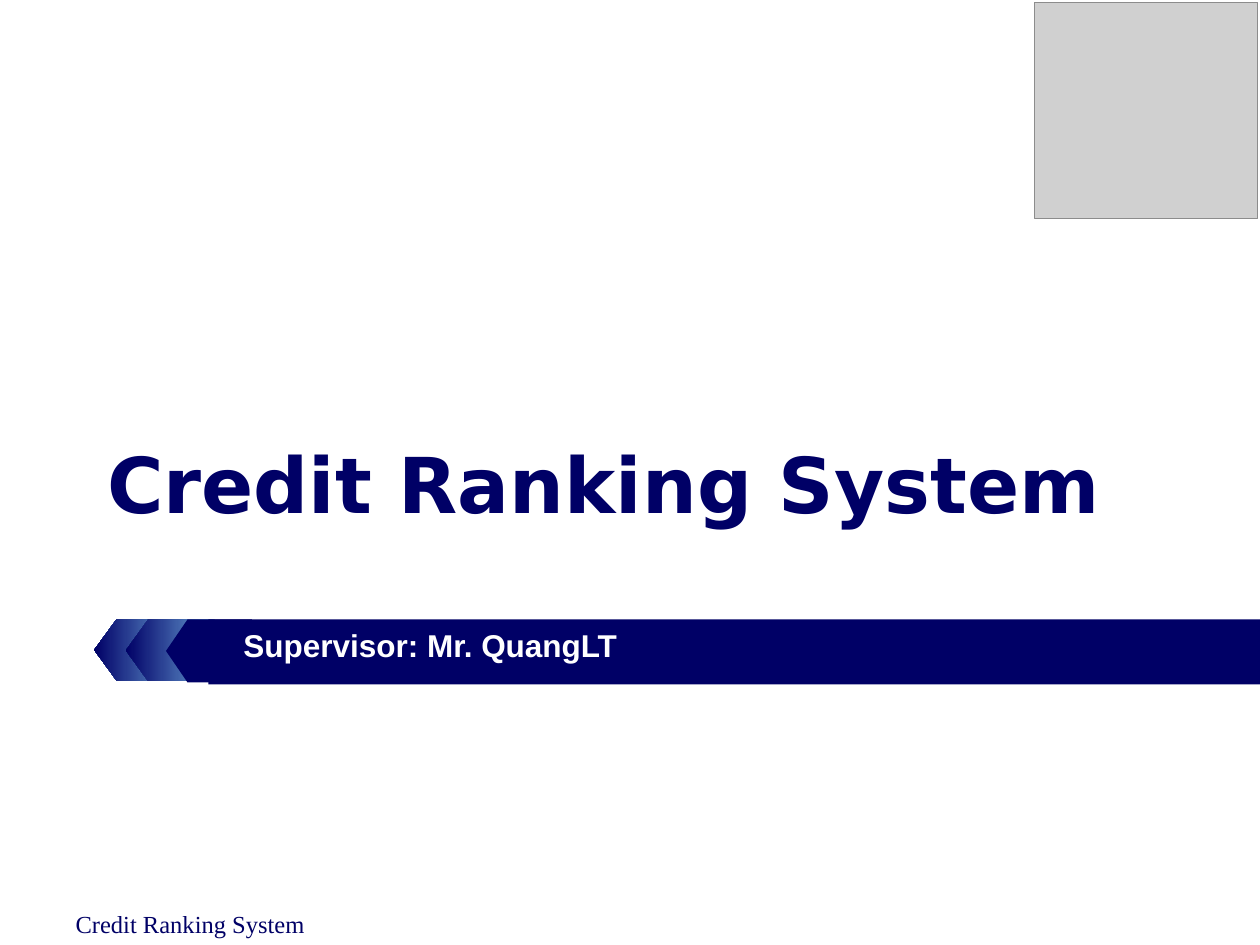
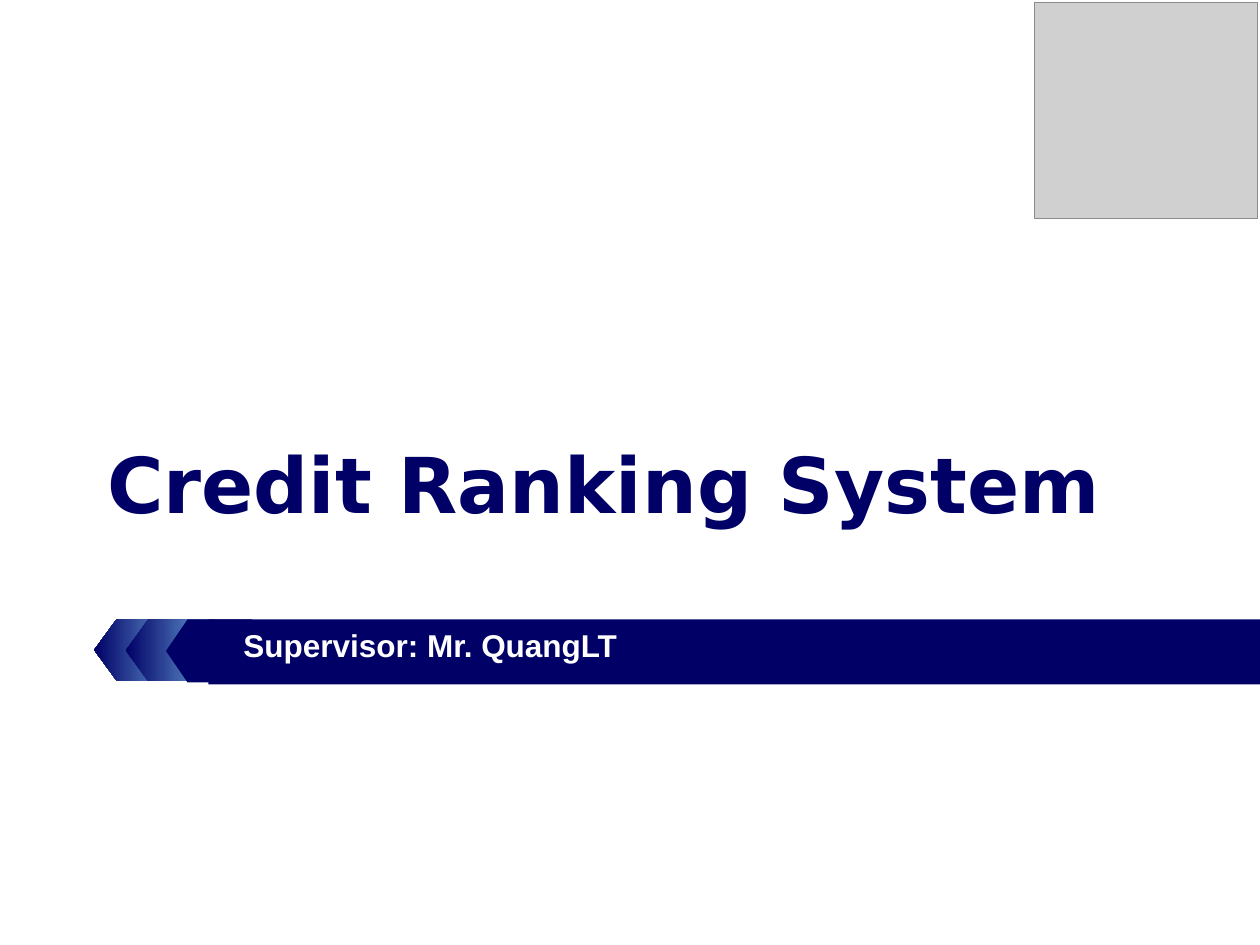
Before and after one commit to maily89/fbdm, a slide deck: slide 1 of Deliverables/FBD - slide.pptx. Drawn at 1260x945 pixels with LibreOffice and Linux fonts; fonts in the diff are those of the drawing; grey boxes stand for pictures; background and template pictures are left out. Boxes give left, top, right and bottom in pixels: in the first picture for what was removed or moved away, otherwise in the second. Text is boxed around its words. In the diff, an @@ line names an element or a change of style, - is before the commit and + after.

```diff
--- a/Deliverables/FBD - slide.pptx
+++ b/Deliverables/FBD - slide.pptx
@@ text removed at (x1=76, y1=916, x2=304, y2=939) @@
-Credit Ranking System
```
Also in this commit, not shown: 39 other slides changed, 4 slides removed, 20 other files.
